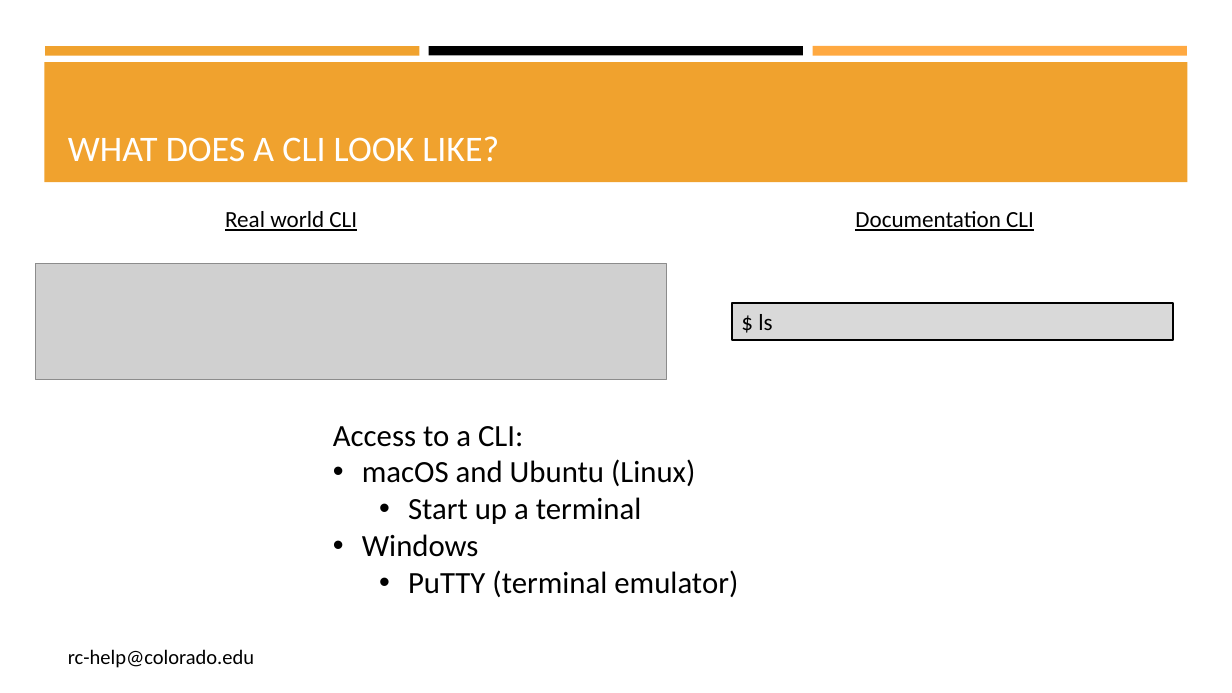
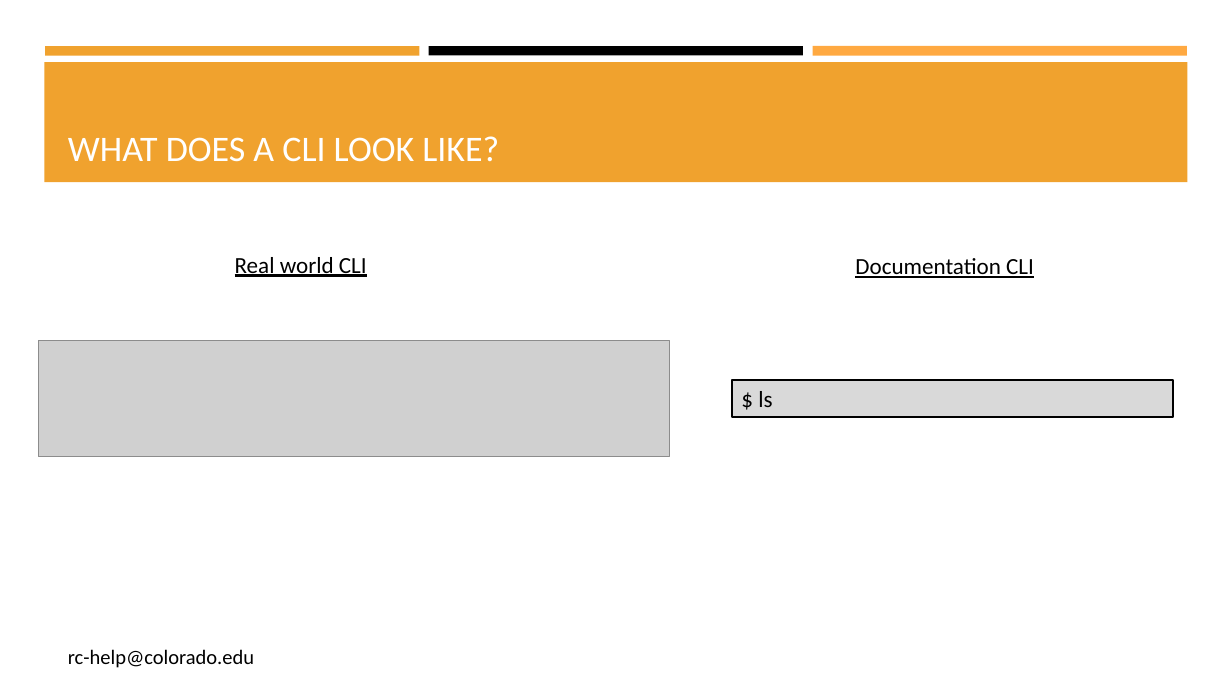
Before and after one commit to b-reyes/Presentations, a slide deck: slide 7 of CU_presentation/CU_boulder_presentation.pptx (slide 8 before the commit). Drawn at 1232x693 pixels with LibreOffice and Linux fonts; fonts in the diff are those of the drawing; grey boxes stand for pictures. Boxes give left, top, right and bottom in pixels: in the first picture for what was removed or moved away, otherwise in the second. Text is boxed around its words. In the diff, an @@ line names an element or a change of style, - is before the commit and + after.

```diff
--- a/CU_presentation/CU_boulder_presentation.pptx
+++ b/CU_presentation/CU_boulder_presentation.pptx
@@ text "Real world CLI": place and size @@
-text "Real world CLI" at bbox=[225, 211, 357, 231]
+text "Real world CLI" at bbox=[235, 257, 367, 277]
@@ text "Documentation CLI": place and size @@
-text "Documentation CLI" at bbox=[855, 211, 1034, 231]
+text "Documentation CLI" at bbox=[855, 258, 1034, 278]
@@ picture: place and size @@
-picture at bbox=[35, 263, 666, 380]
+picture at bbox=[38, 340, 669, 457]
@@ rectangle "$ ls": place and size @@
-rectangle "$ ls" at bbox=[733, 303, 1174, 340]
+rectangle "$ ls" at bbox=[733, 380, 1174, 417]
@@ text removed at bbox=[333, 426, 738, 597] @@
-Access to a CLI:
-• macOS and Ubuntu (Linux)
-  • Start up a terminal
-• Windows
-  • PuTTY (terminal emulator)
```
Also in this commit, not shown: 5 other slides changed, 2 slides added.
